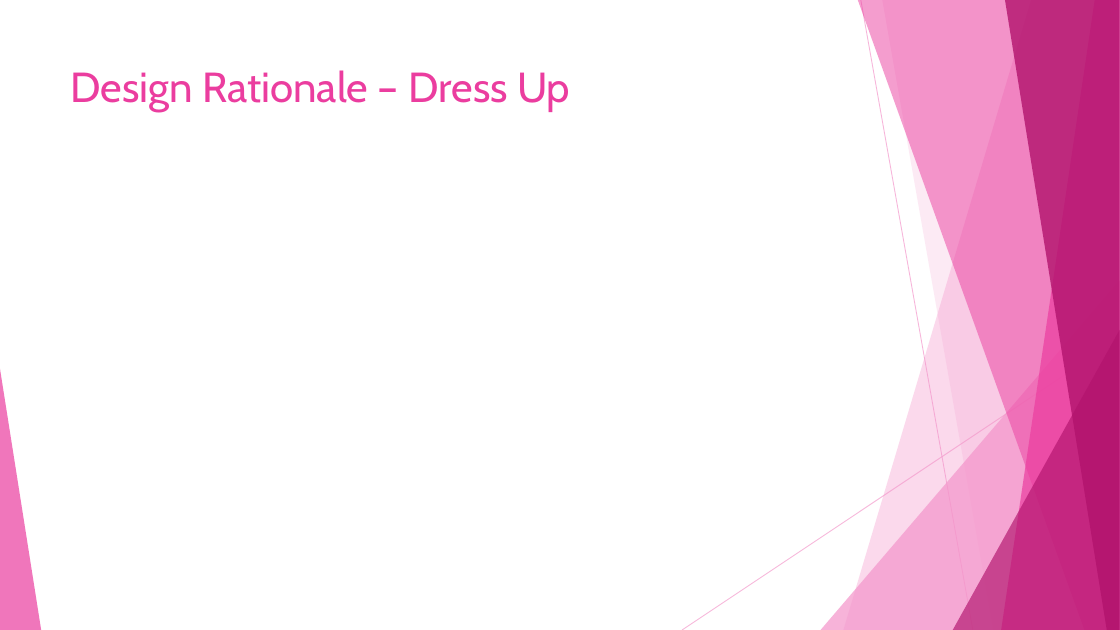
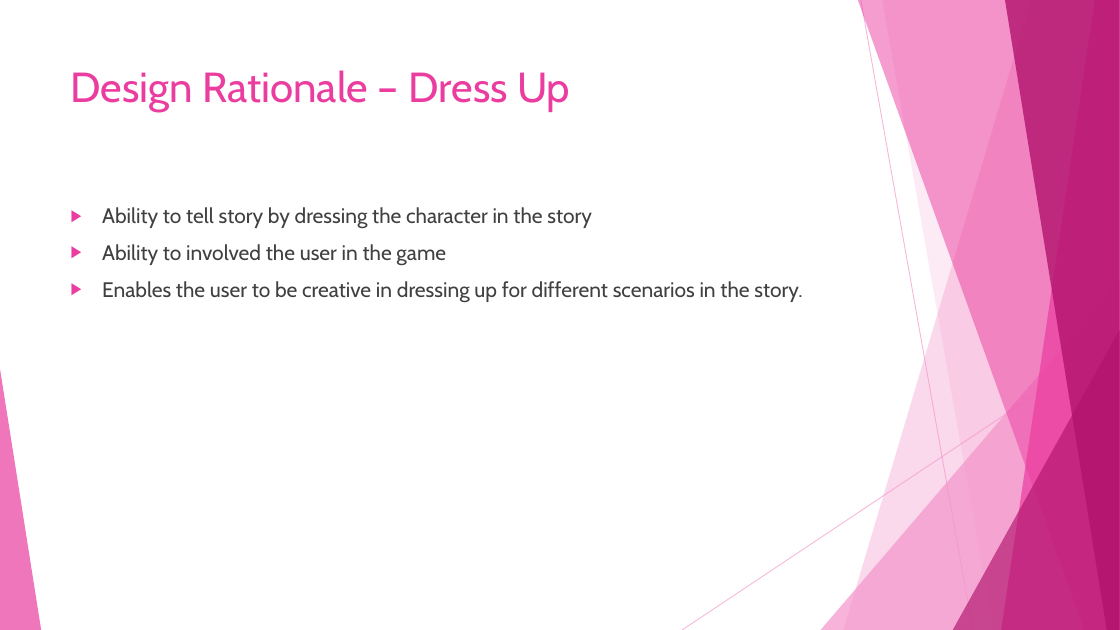
Before and after one commit to alexandraburress/488GroupProject, a slide deck: slide 10 of SchoolReport/Mobile Wizard Dress-Up Game.pptx. Drawn at 1120x630 pixels with LibreOffice and Linux fonts; fonts in the diff are those of the drawing. Boxes give left, top, right and bottom in pixels: in the first picture for what was removed or moved away, otherwise in the second. Text is boxed around its words. In the diff, an @@ line names an element or a change of style, - is before the commit and + after.

Commit message:
Dressup
Here is the prototype of wardrobe
abd filled power points.

```diff
--- a/SchoolReport/Mobile Wizard Dress-Up Game.pptx
+++ b/SchoolReport/Mobile Wizard Dress-Up Game.pptx
@@ text added at (102,207,802,303), 18 pt, text #404040 @@
+▶ Ability to tell story by dressing the character in the story
+▶ Ability to involved the user in the game
+▶ Enables the user to be creative in dressing up for different scenarios in the story.
```
Also in this commit, not shown: 4 other slides changed, 1 other file.
